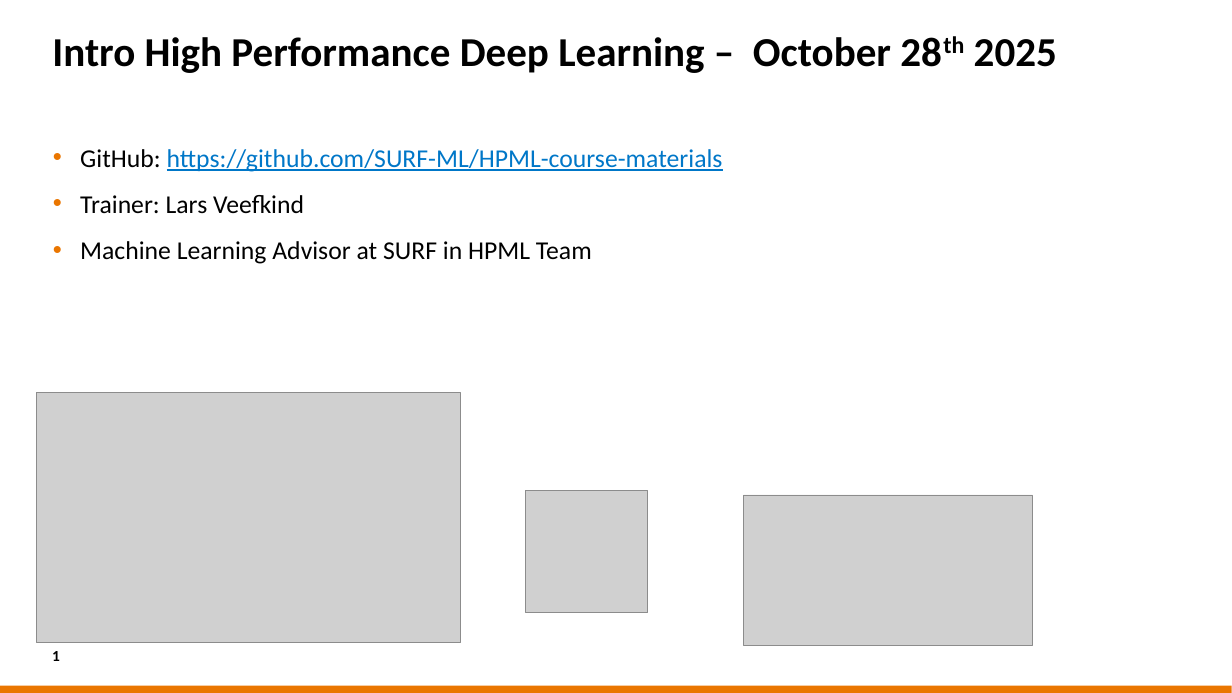
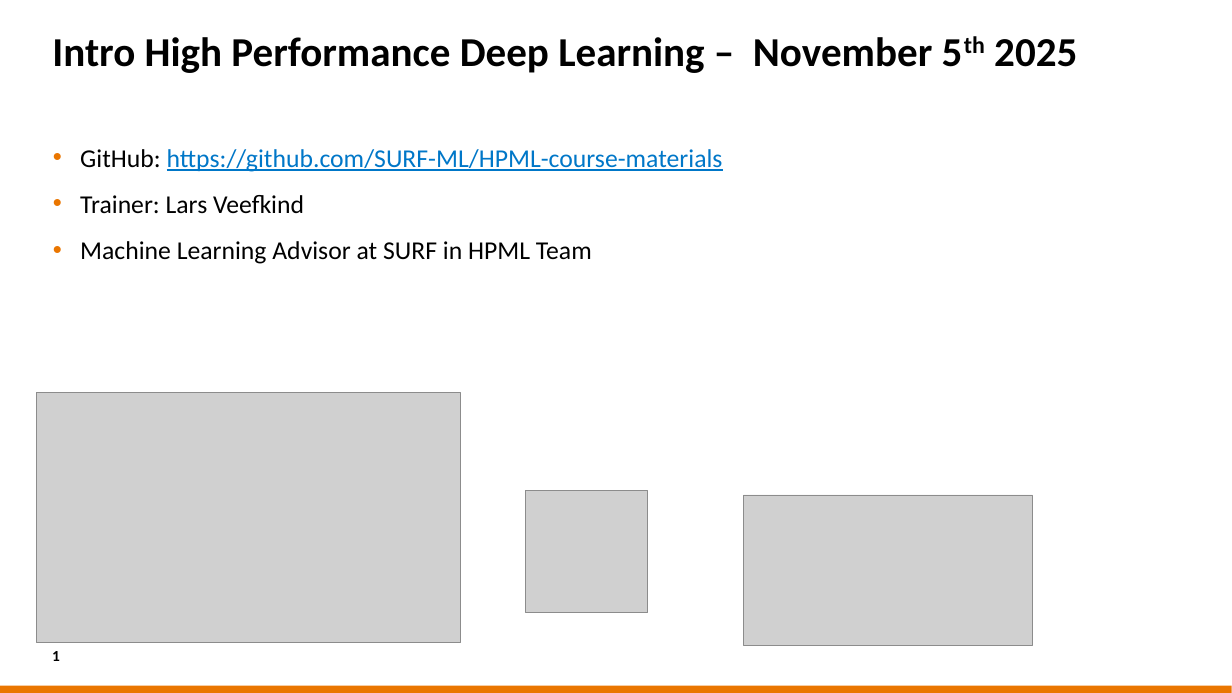
Before and after one commit to sara-nl/HPML-course-materials, a slide deck: slide 1 of Day2/slides/EuroHPC_HPML_welcome.pptx. Drawn at 1232x693 pixels with LibreOffice and Linux fonts; fonts in the diff are those of the drawing; grey boxes stand for pictures; background and template pictures are left out. Boxes give left, top, right and bottom in pixels: in the first picture for what was removed or moved away, otherwise in the second. Text is boxed around its words. In the diff, an @@ line names an element or a change of style, - is before the commit and + after.

```diff
--- a/Day2/slides/EuroHPC_HPML_welcome.pptx
+++ b/Day2/slides/EuroHPC_HPML_welcome.pptx
@@ title at bbox=[52, 37, 1077, 73]: text changed @@
-Intro High Performance Deep Learning – October 28th 2025
+Intro High Performance Deep Learning – November 5th 2025
```
Also in this commit, not shown: 1 other file.
